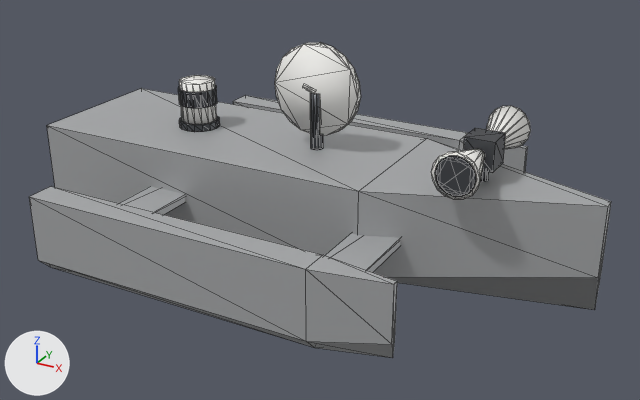
One commit to the glTF model models/spy_boat/river-spy-boat.glb: the scene before it, then after it.
Rendered twice from a 50 mm camera at (2.82, -5.09, 2.85) aimed at (0.07, -0.09, 0.35). Arrows for +X, +Y and +Z are at lower left; the lights stay in place. The older version comes first. Mesh edges are drawn as thin lines. Vertices at exactly the same position are counted once.

The first picture shows 'spyboat_hull'.
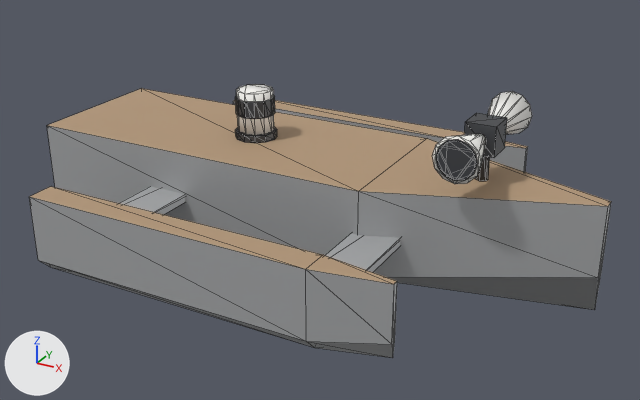
Pixel boxes [x1, y1, x2, y2] of what changed, in the pictures (640 x 400 px):
'spyboat_hull', reshaped (13% shorter): before [29, 42, 611, 358]; after [29, 84, 611, 358]
part 1 of me_spyboat_hull_019, added: after [488, 91, 532, 135]
part 2 of me_spyboat_hull_019, added: after [235, 126, 277, 143]
part 3 of me_spyboat_hull_019, added: after [235, 95, 275, 119]
part 4 of me_spyboat_hull_019, added: after [436, 139, 477, 181]
part 5 of me_spyboat_hull_019, deleted: before [178, 85, 476, 197]
part 6 of me_spyboat_hull_019, cut back: before [179, 42, 531, 200]; after [250, 84, 507, 184]
part 7 of me_spyboat_hull_019, recoloured (grey to beige): [29, 88, 611, 284] in both

The edits, one by one:
Material 'spyboat_deck_wood' (mat_spyboat_deck_wood) is new.
Its base color is (0.45, 0.31, 0.19) (beige #b39779).
Its roughness is 0.73.
me_spyboat_hull_019 is used by ob_spyboat_hull; location (0.0, 0.0, -0.21).
me_spyboat_hull_019 had 405 vertices, 742 faces and spanned x -2.0..2.0, y -1.3..1.3, z 0.0..1.65.
me_spyboat_hull_019 now has 249 vertices, 442 faces and spans x -2.0..2.0, y -1.3..1.3, z 0.0..1.36.
me_spyboat_hull_019 part 1: a new loose piece, a 12-sided cut cone along y (radius 0.04 at the low end, 0.15 at the high end) spanning x 1.05..1.35, y 0.1..0.5, z 1.06..1.36, in mat_spyboat_sensor_pale (white #f7f6f2).
me_spyboat_hull_019 part 2: a new loose piece, a 12-sided cylinder along z spanning x -0.65..-0.35, y -0.15..0.15, z 0.91..0.96, in mat_spyboat_sensor_dark (dark grey #505257).
me_spyboat_hull_019 part 3: a new loose piece, a 12-sided cylinder along z spanning x -0.64..-0.36, y -0.14..0.14, z 1.09..1.21, in mat_spyboat_sensor_dark (dark grey #505257).
me_spyboat_hull_019 part 4: a new loose piece, a 12-sided cylinder along y spanning x 1.0725..1.3275, y -0.505..-0.495, z 1.0825..1.3375, in mat_spyboat_sensor_dark (dark grey #505257).
me_spyboat_hull_019 part 5: 6 loose pieces with 176 vertices, spanning x -1.15..1.33, y -0.5..0.5, z 0.91..1.37, are deleted.
Part 6, on me_spyboat_hull_019:
122 vertices are removed from x -1.13..1.35, y -0.5..0.5, z 0.91..1.65.
266 faces are deleted.
40 vertices move from x -1.12..1.17, y -0.13..0.5, z 0.96..1.51 to x -0.63..1.23, y -0.5..0.13, z 0.96..1.34.
22 vertices are added at x -0.56..1.35, y -0.5..0.13, z 0.96..1.36.
43 new faces join them, mat_spyboat_sensor_pale (white #f7f6f2).
31 new faces join them, mat_spyboat_sensor_dark (dark grey #505257).
me_spyboat_hull_019 part 7: 12 faces spanning x -2.0..2.0, y -1.3..1.3, z 0.73..0.91 switch from mat_spyboat_hull_grey (grey #b8babc) to mat_spyboat_deck_wood (beige #b39779).
Other edits to the shape of me_spyboat_hull_019 do not show in these pictures.
